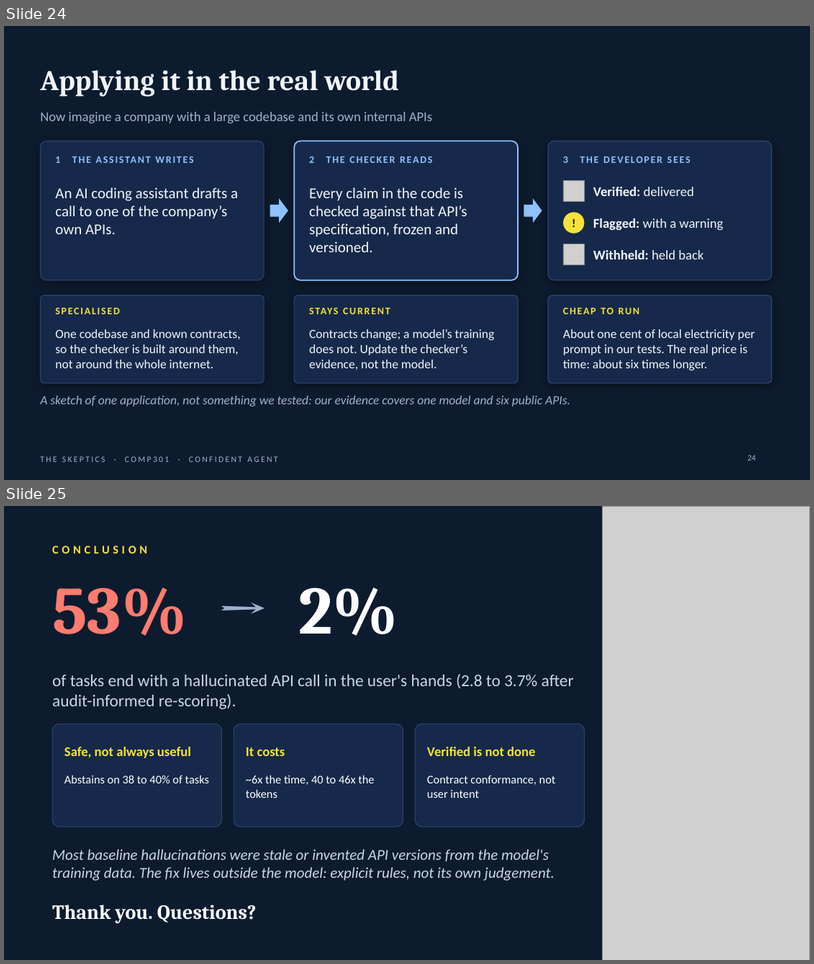
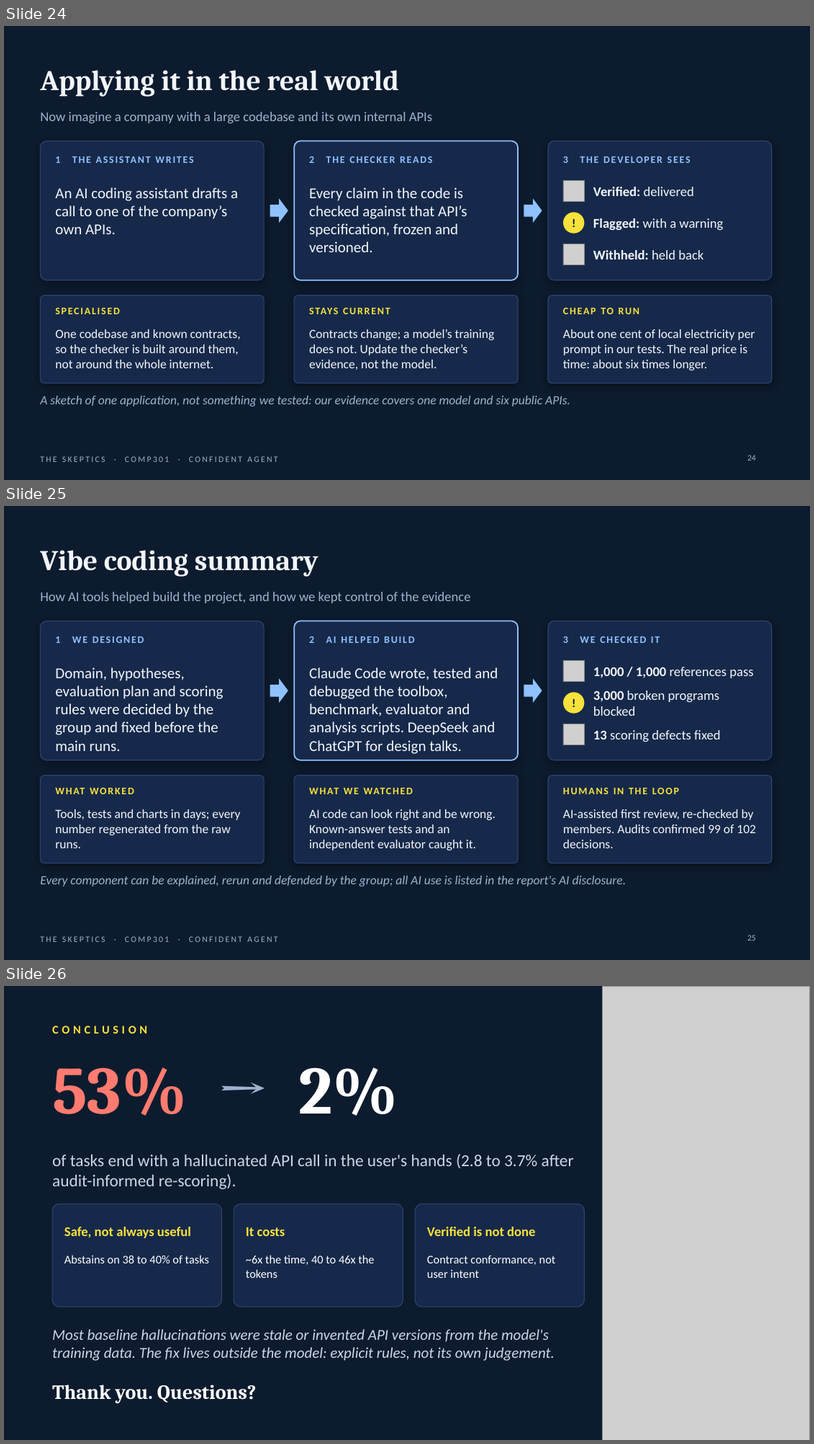
Before and after one commit to Ismaeel-Valli/Confident-Agent-COMP301-Project, a slide deck: COMP301 Project Final Submission/Final Report and Documentation/Presentation/The_Skeptics_Final_Presentation_Final_v2.pptx. Shown one above the other, each under a label of ours: slides 24 and 25 before the commit, slides 24, 25 and 26 after it. The pictures are 814x964 and 814x1444 pixels, drawn with LibreOffice and Linux fonts; fonts in the diff are those of the drawing; grey boxes stand for pictures. Boxes give left, top, right and bottom in pixels: in the first picture for what was removed or moved away, otherwise in the second. Text is boxed around its words. In the diff, an @@ line names an element or a change of style, - is before the commit and + after.

Commit message:
Presentation: add a vibe coding summary slide (slide 25)

```diff
--- a/COMP301 Project Final Submission/Final Report and Documentation/Presentation/The_Skeptics_Final_Presentation_Final_v2.pptx
+++ b/COMP301 Project Final Submission/Final Report and Documentation/Presentation/The_Skeptics_Final_Presentation_Final_v2.pptx
@@ slide 25 added at box(4, 506, 810, 960), background #0D1B2E; not listed: 1 template element that a slide beside it also shows @@
@@ title added at box(40, 550, 319, 577), 34 pt, text #F2F5FA, bold @@
+Vibe coding summary
@@ text added at box(40, 592, 471, 603), 16 pt, text #9FB2CC @@
+How AI tools helped build the project, and how we kept control of the evidence
@@ rounded rectangle added at box(40, 621, 264, 760), fill #16294A, outline #2B4470 1 pt @@
@@ rounded rectangle added at box(294, 621, 518, 760), fill #16294A, outline #8FC1FF 1.5 pt @@
@@ rounded rectangle added at box(548, 621, 772, 760), fill #16294A, outline #2B4470 1 pt @@
@@ text added at box(55, 636, 144, 643), 12 pt, text #8FC1FF, bold @@
+1 WE DESIGNED
@@ text added at box(309, 636, 414, 643), 12 pt, text #8FC1FF, bold @@
+2 AI HELPED BUILD
@@ text added at box(563, 636, 660, 643), 12 pt, text #8FC1FF, bold @@
+3 WE CHECKED IT
@@ text added at box(55, 667, 224, 751), 18 pt, text #F2F5FA @@
+Domain, hypotheses, evaluation plan and scoring rules were decided by the group and fixed before the main runs.
@@ right arrow added at box(270, 678, 288, 703), fill #8FC1FF @@
@@ text added at box(309, 667, 498, 754), 18 pt, text #F2F5FA @@
+Claude Code wrote, tested and debugged the toolbox, benchmark, evaluator and analysis scripts. DeepSeek and ChatGPT for design talks.
@@ right arrow added at box(525, 678, 543, 703), fill #8FC1FF @@
@@ picture added at box(563, 660, 585, 682) @@
@@ text added at box(594, 667, 754, 678), 16 pt, text #F2F5FA @@
+1,000 / 1,000 references pass
@@ ellipse added at box(563, 692, 585, 713), fill #F7E23B, 14 pt, text #0B1B33, bold @@
+!
@@ text added at box(594, 690, 720, 716), 16 pt, text #F2F5FA @@
+3,000 broken programs blocked
@@ picture added at box(563, 723, 585, 745) @@
@@ text added at box(594, 730, 720, 741), 16 pt, text #F2F5FA @@
+13 scoring defects fixed
@@ rounded rectangle added at box(40, 775, 264, 863), fill #16294A, outline #2B4470 1 pt @@
@@ text added at box(55, 784, 249, 803), 12 pt, text #F7E23B, bold @@
+WHAT WORKED
@@ rounded rectangle added at box(294, 775, 518, 863), fill #16294A, outline #2B4470 1 pt @@
@@ text added at box(309, 784, 503, 803), 12 pt, text #F7E23B, bold @@
+WHAT WE WATCHED
@@ rounded rectangle added at box(548, 775, 772, 863), fill #16294A, outline #2B4470 1 pt @@
@@ text added at box(563, 788, 679, 794), 12 pt, text #F7E23B, bold @@
+HUMANS IN THE LOOP
@@ text added at box(55, 809, 240, 848), 15 pt, text #F2F5FA @@
+Tools, tests and charts in days; every number regenerated from the raw runs.
@@ text added at box(309, 809, 496, 850), 15 pt, text #F2F5FA @@
+AI code can look right and be wrong. Known-answer tests and an independent evaluator caught it.
@@ text added at box(563, 809, 756, 848), 15 pt, text #F2F5FA @@
+AI-assisted first review, re-checked by members. Audits confirmed 99 of 102 decisions.
@@ text added at box(40, 875, 627, 886), 15 pt, text #9FB2CC, italic @@
+Every component can be explained, rerun and defended by the group; all AI use is listed in the report's AI disclosure.
@@ page number added at box(748, 934, 756, 940), 10 pt, text #9FB2CC @@
+25
@@ what was slide 25 is now slide 26 @@
```
